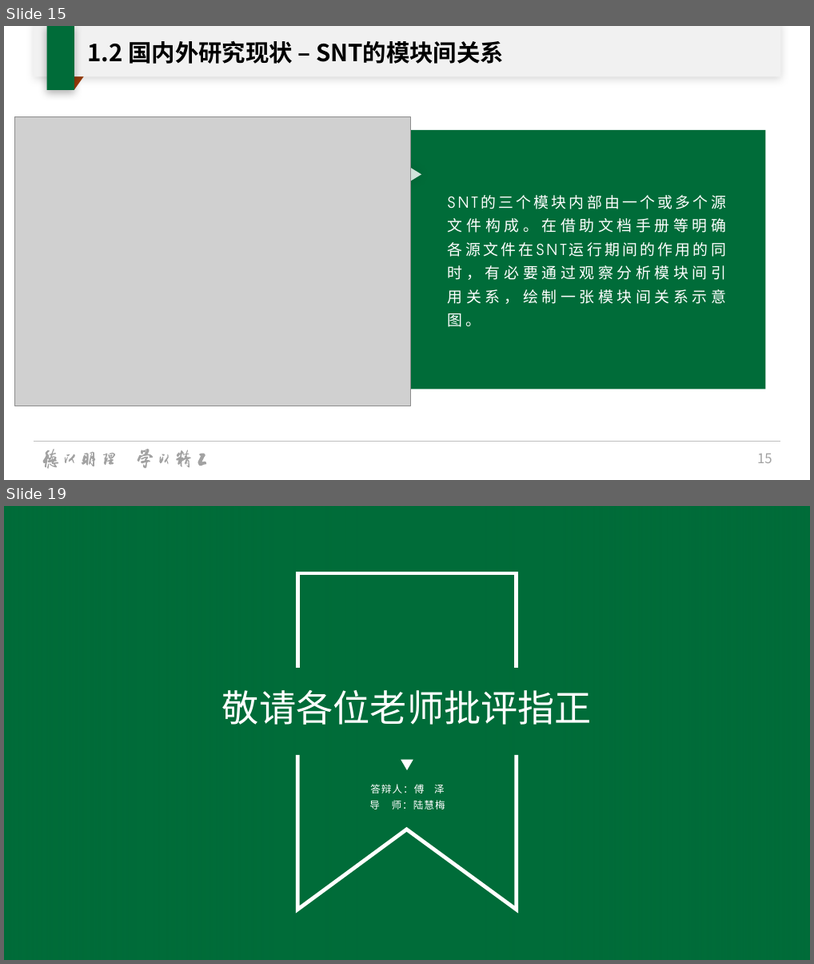
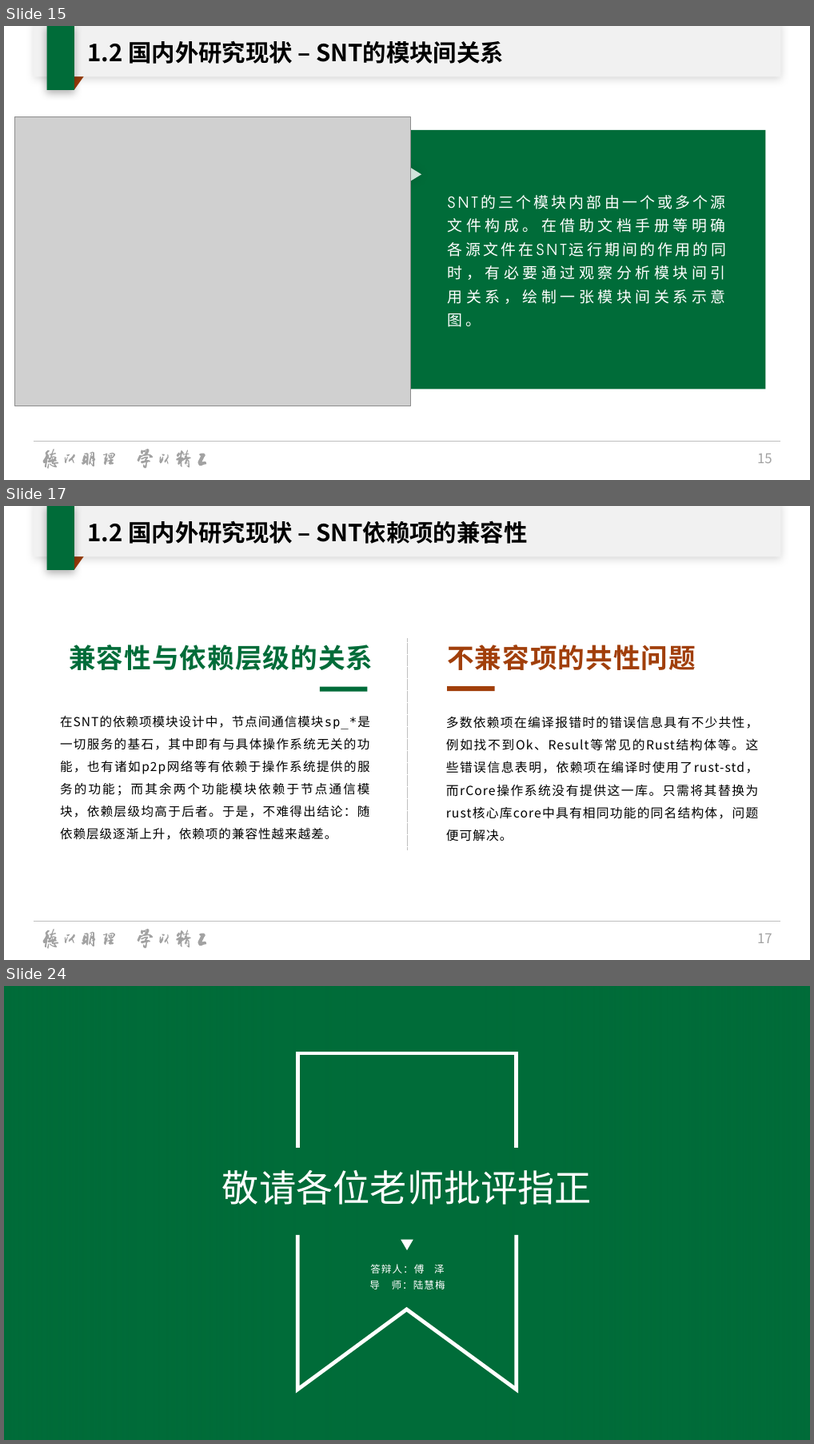
Before and after one commit to oscourse-tsinghua/openingreport-fze2023, a slide deck: slide.pptx. Shown one above the other, each under a label of ours: slides 15 and 19 before the commit, slides 15, 17 and 24 after it; the slides between them are not shown. The pictures are 814x964 and 814x1444 pixels, drawn with LibreOffice and Linux fonts; fonts in the diff are those of the drawing; grey boxes stand for pictures; background and template pictures are left out. Boxes give left, top, right and bottom in pixels: in the first picture for what was removed or moved away, otherwise in the second. Text is boxed around its words. In the diff, an @@ line names an element or a change of style, - is before the commit and + after.

```diff
--- a/slide.pptx
+++ b/slide.pptx
@@ slide 17 added at bbox=[4, 506, 810, 960], background #FFFFFF; not listed: 22 template elements that a slide beside it also shows @@
@@ title added at bbox=[88, 520, 527, 544], 28 pt, text #000000, bold @@
+1.2 国内外研究现状 – SNT依赖项的兼容性
@@ text added at bbox=[69, 644, 373, 671], 32 pt, text #006C39, bold @@
+兼容性与依赖层级的关系
@@ line added from (407, 638) to (407, 850), #BFBFBF 0.25 pt dashed @@
@@ text added at bbox=[447, 644, 696, 670], 32 pt, text #A13F0B, bold @@
+不兼容项的共性问题
@@ rectangle added at bbox=[320, 687, 367, 692], fill #006C39 @@
@@ rectangle added at bbox=[447, 686, 495, 691], fill #A13F0B @@
@@ text added at bbox=[60, 716, 370, 840], 14.8 pt, text #000000 @@
+在SNT的依赖项模块设计中，节点间通信模块sp_*是一切服务的基石，其中即有与具体操作系统无关的功能，也有诸如p2p网络等有依赖于操作系统提供的服务的功能；而其余两个功能模块依赖于节点通信模块，依赖层级均高于后者。于是，不难得出结论：随依赖层级逐渐上升，依赖项的兼容性越来越差。
@@ text added at bbox=[446, 716, 759, 841], 15 pt, text #000000 @@
+多数依赖项在编译报错时的错误信息具有不少共性，例如找不到Ok、Result等常见的Rust结构体等。这些错误信息表明，依赖项在编译时使用了rust-std，而rCore操作系统没有提供这一库。只需将其替换为rust核心库core中具有相同功能的同名结构体，问题便可解决。
@@ what was slide 19 is now slide 24 @@
```
Also in this commit, not shown: 5 slides changed, 5 other slides added, 1 slide removed, 1 other file.
